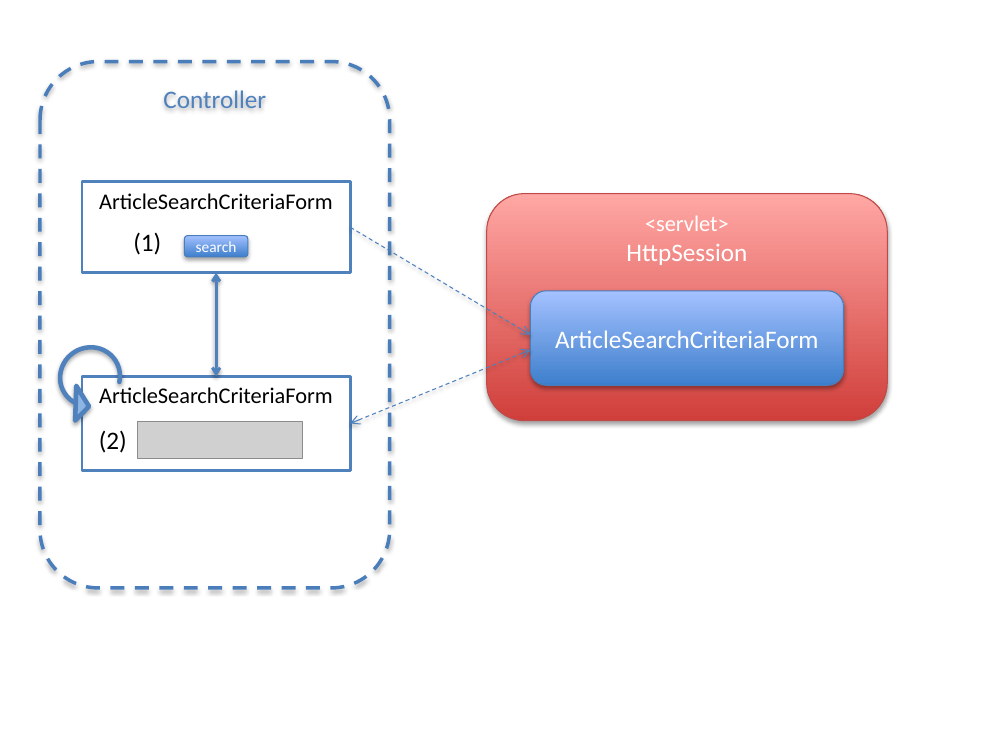
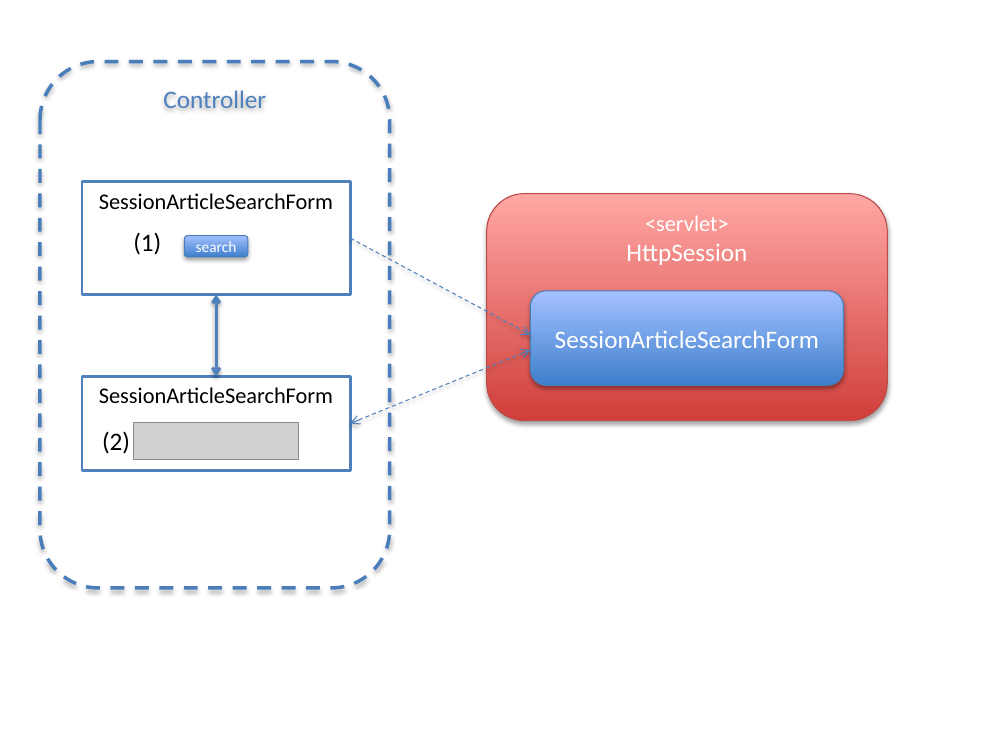
Before and after one commit to mochaMM/guideline, a slide deck: slide 18 of source/ArchitectureInDetail/WebApplicationDetail/images_Pagination/materialPagination.pptx. Drawn at 1008x756 pixels with LibreOffice and Linux fonts; fonts in the diff are those of the drawing; grey boxes stand for pictures. Boxes give left, top, right and bottom in pixels: in the first picture for what was removed or moved away, otherwise in the second. Text is boxed around its words. In the diff, an @@ line names an element or a change of style, - is before the commit and + after.

```diff
--- a/source/ArchitectureInDetail/WebApplicationDetail/images_Pagination/materialPagination.pptx
+++ b/source/ArchitectureInDetail/WebApplicationDetail/images_Pagination/materialPagination.pptx
@@ rectangle "SessionArticleSearchForm": place and size @@
-rectangle "SessionArticleSearchForm" at (82, 181, 350, 272)
+rectangle "SessionArticleSearchForm" at (82, 181, 350, 294)
@@ text in rectangle at (99, 193, 333, 209): text changed @@
-ArticleSearchCriteriaForm
+SessionArticleSearchForm
@@ arrow moved from (350, 227) - (530, 335) to (350, 238) - (530, 335) @@
@@ double arrow moved from (216, 273) - (216, 376) to (216, 294) - (216, 376) @@
@@ circular arrow removed at (25, 312, 156, 443) @@
@@ text in rounded rectangle at (555, 330, 819, 348): text changed @@
-ArticleSearchCriteriaForm
+SessionArticleSearchForm
@@ text in rectangle at (99, 387, 333, 403): text changed @@
-ArticleSearchCriteriaForm
+SessionArticleSearchForm
@@ picture: place and size @@
-picture at (138, 422, 302, 459)
+picture at (134, 422, 298, 459)
```
Also in this commit, not shown: 2 other files.
